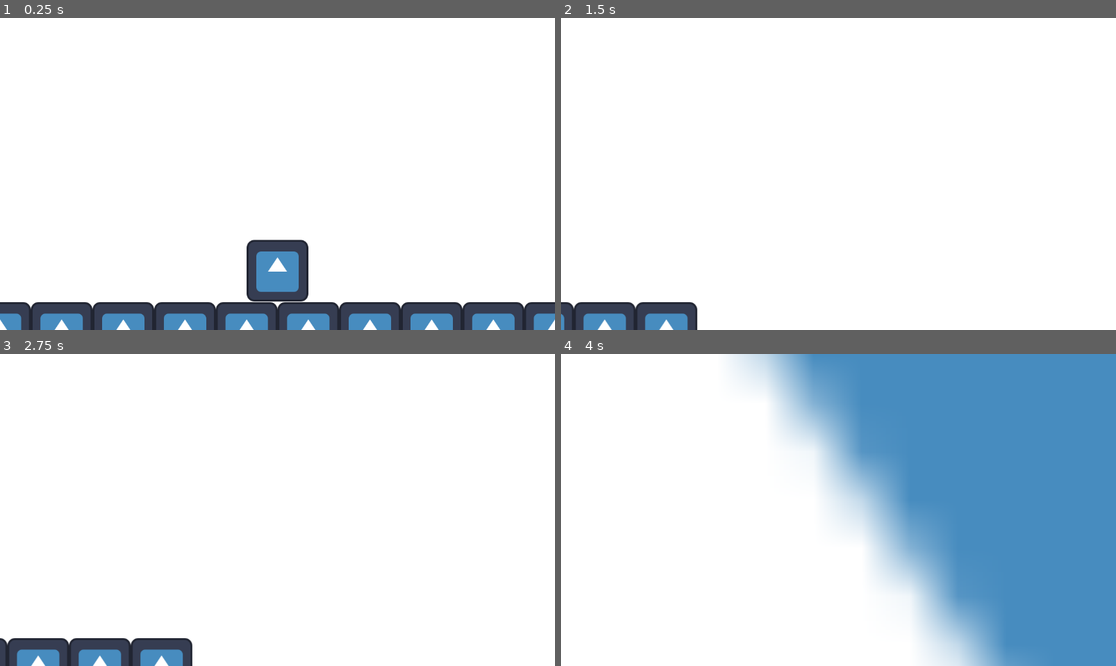
Above: before the commit, frames 1-4 (two rows, left to right).
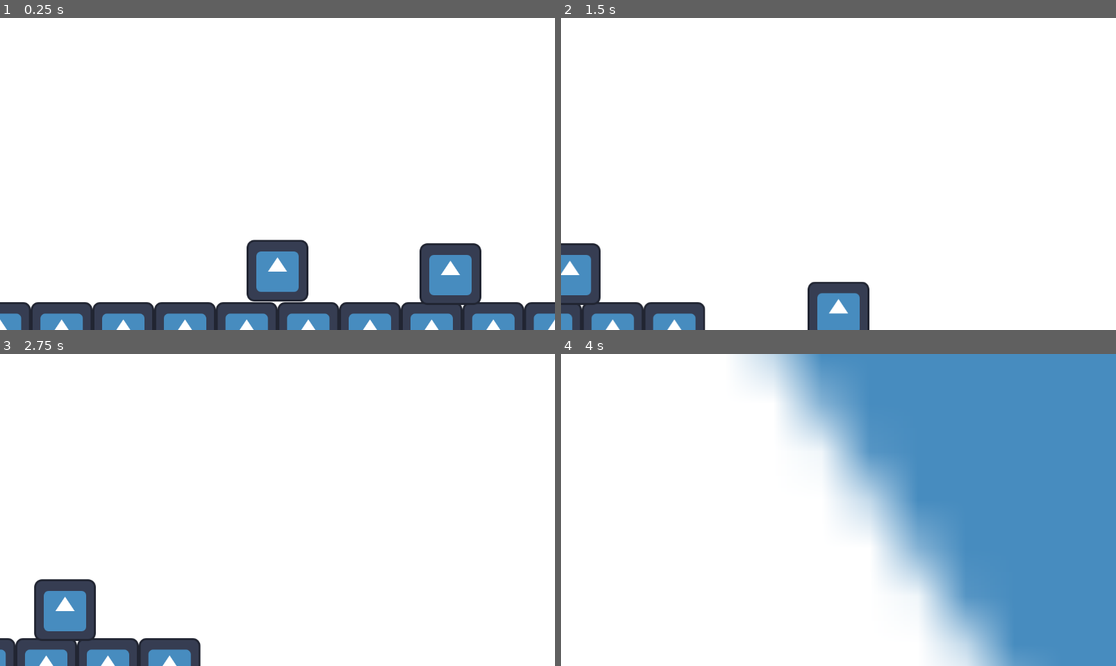
Above: after the commit, the same moments.

Repository: michael01git/GamesNowJam
Game: Godot game, scene res://sidescroller/sidescoller.tscn
Same seed, same stepped clock (60 frames per second), same inputs: the game is played once before the commit and once after it. The engine's default icon, where the game draws it, is replaced by a stand-in: a white triangle on a blue panel in a dark square.
Inputs:
- Up to frame 1 (0.25 s): no input
- Up to frame 2 (1.5 s): tap Enter (ground_attack, bound only before the commit) at 0.5, 0.8, 1.35 s; hold E (ground_attack, bound only after the commit) 0.53-1.28 s; hold D (right) from 0.53 s (still down); tap Space (jump) at 0.77, 1.07 s
- Up to frame 3 (2.75 s): tap Space (jump) at 1.52, 1.55, 1.82, 2.1 s; release D (right) at 2.03 s; hold A (left) from 2.03 s (still down); hold E (ground_attack, bound only after the commit) from 2.03 s (still down)
- Up to frame 4 (4 s): release A (left) at 2.78 s; release E (ground_attack, bound only after the commit) at 2.78 s; hold D (right) from 2.78 s (still down); tap E (ground_attack, bound only after the commit) at 2.85 s; tap Space (jump) at 3.02, 3.32, 3.77, 3.8 s; tap Enter (ground_attack, bound only before the commit) at 3.05 s; hold Enter (ground_attack, bound only before the commit) from 3.53 s (still down)

The runs differ from the first frame. In frame 1, 2.1% of the frame differs, in the area x 75-87%, y 72-92%; in frame 2, 3.9%, in the area x 0-56%, y 72-100%; in frame 3, 3.3%; in frame 4, 0.4%.

Commit message:
More PSM Work.
Attacks.

Diff:
--- /dev/null
+++ b/enemy_base.gd
@@ -0,0 +1,4 @@
+extends CharacterBody2D
+
+func hurt():
+	print("OUCH")
--- /dev/null
+++ b/enemy_base.tscn
@@ -0,0 +1,17 @@
+[gd_scene load_steps=4 format=3 uid="uid://blcwfmlm0epe2"]
+
+[ext_resource type="Script" uid="uid://cstc1dsflqr5" path="res://enemy_base.gd" id="1_8nqel"]
+[ext_resource type="Texture2D" uid="uid://du44k1k3hqqvo" path="res://icon.svg" id="2_edvsq"]
+
+[sub_resource type="CircleShape2D" id="CircleShape2D_8njqh"]
+radius = 77.05842
+
+[node name="EnemyBase" type="CharacterBody2D"]
+collision_layer = 4
+script = ExtResource("1_8nqel")
+
+[node name="CollisionShape2D" type="CollisionShape2D" parent="."]
+shape = SubResource("CircleShape2D_8njqh")
+
+[node name="Icon" type="Sprite2D" parent="."]
+texture = ExtResource("2_edvsq")
--- a/project.godot
+++ b/project.godot
@@ -44,7 +44,7 @@
 }
 ground_attack={
 "deadzone": 0.2,
-"events": [Object(InputEventKey,"resource_local_to_scene":fa …(140 unchanged characters)… d":false,"keycode":0,"physical_keycode":4194309,"key_label":0,"unicode":0,"location":0,"echo":false,"script":null)
+"events": [Object(InputEventKey,"resource_local_to_scene":fa …(140 unchanged characters)… d":false,"keycode":0,"physical_keycode":69,"key_label":0,"unicode":101,"location":0,"echo":false,"script":null)
 ]
 }
 air_attack={
@@ -52,3 +52,8 @@
 "events": [Object(InputEventKey,"resource_local_to_scene":false,"resource_name":"","device":-1,"window_id":0,"alt_press …(192 unchanged characters)…
 ]
 }
+
+[layer_names]
+
+2d_physics/layer_2="Player"
+2d_physics/layer_3="Enemies"
--- a/sidescroller/PSM/player_state_machine.gd
+++ b/sidescroller/PSM/player_state_machine.gd
@@ -6,6 +6,7 @@
 @export var current_state: State
 
 @onready var animation_tree: AnimationTree = $"../AnimationTree"
+@onready var attack_area: Area2D = $"../AttackArea"
 
 func _ready() -> void:
 	## Give the states some common variables, such as the player.
@@ -13,6 +14,7 @@
 		if i is State:
 			i.player = player
 			i.animation_tree = animation_tree
+			i.attack_area = attack_area
 		else:
 			push_warning("StateMachine has a non state in it.")
 
--- a/sidescroller/PSM/state.gd
+++ b/sidescroller/PSM/state.gd
@@ -3,6 +3,7 @@
 
 var player: CharacterBody2D
 var animation_tree: AnimationTree
+var attack_area: Area2D
 
 ## The next state. StateMachine looks at this and if its not null changes to that state.
 var next_state: State
--- a/sidescroller/PSM/state_idle.gd
+++ b/sidescroller/PSM/state_idle.gd
@@ -2,9 +2,12 @@
 class_name IdleState
 
 @onready var move_state: MoveState = $"../MoveState"
+@onready var attack_state: AttackState = $"../AttackState"
 
 func state_input(event: InputEvent) -> void:
-	if event.is_action("left") or event.is_action("right") or event.is_action("jump"):
+	if event.is_action_pressed("ground_attack"):
+		next_state = attack_state
+	elif event.is_action("left") or event.is_action("right") or event.is_action("jump"):
 		next_state = move_state
 
 func state_process(delta: float):
--- a/sidescroller/attack_state.gd
+++ b/sidescroller/attack_state.gd
@@ -1,21 +1,24 @@
 extends State
 class_name AttackState
 
-@onready var idle_state: IdleState = $"../IdleState"
+@export var attack_shape: Shape2D
 @onready var move_state: MoveState = $"../MoveState"
 
-func state_process(delta: float) -> void:
+func set_area_shape():
+	attack_area.get_child(0).shape = attack_shape
+	attack_area.position.x = attack_shape.size.x/2.0
 
-	var dir = Input.get_axis("left", "right")
-	if dir != 0:
-		player.velocity.x = lerp(player.velocity.x, dir * player.speed, player.acceleration)
-	else:
-		player.velocity.x = lerp(player.velocity.x, 0.0, player.friction)
+func wait(time: int):
+	# In millis.
+	await get_tree().create_timer(time).timeout
 
-	player.move_and_slide()
+func on_enter():
+	set_area_shape()
+	wait(10)
 
-	if player.is_on_floor():
-		if player.velocity == Vector2.ZERO:
-			next_state = idle_state
-		else:
-			next_state = move_state
+	for i in attack_area.get_overlapping_bodies():
+		i.hurt()
+
+	wait(10)
+
+	next_state = move_state
--- a/sidescroller/move_state.gd
+++ b/sidescroller/move_state.gd
@@ -3,6 +3,11 @@
 
 @onready var idle_state: IdleState = $"../IdleState"
 @onready var air_state: Node = $"../AirState"
+@onready var attack_state: AttackState = $"../AttackState"
+
+func state_input(event: InputEvent):
+	if event.is_action_pressed("ground_attack"):
+		next_state = attack_state
 
 func state_process(delta: float):
 
--- a/sidescroller/player.tscn
+++ b/sidescroller/player.tscn
@@ -9,15 +9,27 @@
 [ext_resource type="Script" uid="uid://b0hfnsuo7dsry" path="res://sidescroller/air_state.gd" id="5_ow5jq"]
 [ext_resource type="Script" uid="uid://b1ygtesn6g0c6" path="res://sidescroller/attack_state.gd" id="6_gw5kw"]
 
+[sub_resource type="RectangleShape2D" id="RectangleShape2D_gw5kw"]
+size = Vector2(250, 20)
+
 [sub_resource type="RectangleShape2D" id="RectangleShape2D_pc2ch"]
 size = Vector2(121, 127)
 
 [node name="player" type="CharacterBody2D"]
+collision_layer = 2
 script = ExtResource("1_87lbx")
 friction = 0.2
 acceleration = 0.5
 
 [node name="AnimationTree" type="AnimationTree" parent="."]
+
+[node name="AttackArea" type="Area2D" parent="."]
+z_index = 1
+collision_layer = 0
+collision_mask = 4
+
+[node name="AttackAreaShape" type="CollisionShape2D" parent="AttackArea"]
+debug_color = Color(0.9925502, 0, 0.25687188, 0.41960785)
 
 [node name="PlayerStateMachine" type="Node" parent="." node_paths=PackedStringArray("player", "current_state")]
 script = ExtResource("2_ilmk5")
@@ -38,6 +50,7 @@
 
 [node name="AttackState" type="Node" parent="PlayerStateMachine"]
 script = ExtResource("6_gw5kw")
+attack_shape = SubResource("RectangleShape2D_gw5kw")
 metadata/_custom_type_script = "uid://crtk80w68agh4"
 
 [node name="CollisionShape2D" type="CollisionShape2D" parent="."]
--- a/sidescroller/sidescoller.tscn
+++ b/sidescroller/sidescoller.tscn
@@ -1,8 +1,9 @@
-[gd_scene load_steps=6 format=4 uid="uid://7csw52nfcajk"]
+[gd_scene load_steps=7 format=4 uid="uid://7csw52nfcajk"]
 
 [ext_resource type="PackedScene" uid="uid://ddmov0byk4nyt" path="res://sidescroller/player.tscn" id="1_6u8ba"]
 [ext_resource type="Texture2D" uid="uid://du44k1k3hqqvo" path="res://icon.svg" id="1_cdx27"]
 [ext_resource type="Script" uid="uid://b207qrm3jtop8" path="res://sidescroller/CameraFollower.gd" id="3_kj1tp"]
+[ext_resource type="PackedScene" uid="uid://blcwfmlm0epe2" path="res://enemy_base.tscn" id="4_wk5ow"]
 
 [sub_resource type="TileSetAtlasSource" id="TileSetAtlasSource_cdx27"]
 texture = ExtResource("1_cdx27")
@@ -35,3 +36,6 @@
 position = Vector2(0, -138)
 script = ExtResource("3_kj1tp")
 player = NodePath("../player")
+
+[node name="EnemyBase" parent="." instance=ExtResource("4_wk5ow")]
+position = Vector2(359, 70)
Not shown, added: enemy_base.gd.uid
Not shown: 1 places in sidescroller/player.tscn that only renumber resources
